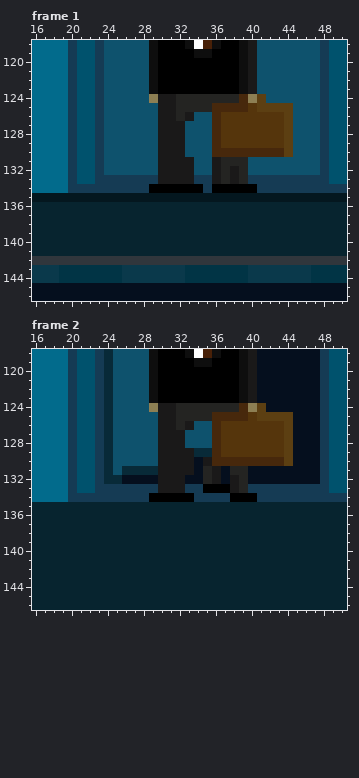
Two versions of one pixel-art file, src/sprites/level0/level0.ase. Above: the version before the commit.
320x180 pixels, 8 frames. Colours within 5 levels of each other are drawn and written as one. Shown: frame 1: x 16..50, y 118..146; frame 2: x 16..50, y 118..146. The commit also changed other frames or places, which this record leaves out.
The same view after the edit:
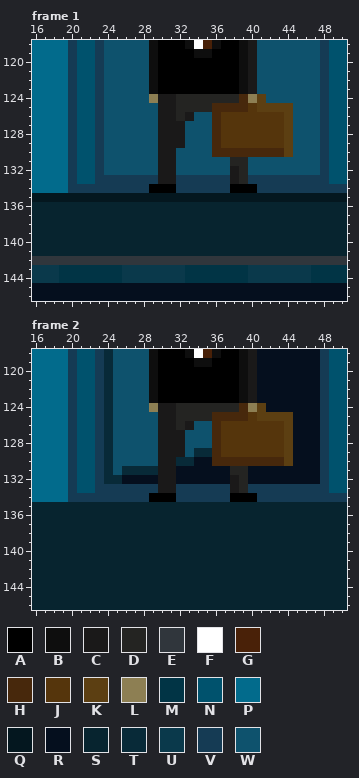
Palette (. is transparent): A #000000  B #0e0e0e  C #1a1919  D #242422  E #30363c  F #ffffff  G #492108  H #47280c  J #55350c  K #5c3f12  L #8d7f53  M #013445  N #00526d  P #026b8c  Q #04171f  R #050f1e  S #07242f  T #082a38  U #0a394b  V #153b54  W #0e526d
Changes in this commit:
layer "Stranger walk/man" removed
Frame 1:
Colour A becomes colour V in row 134 at x 32 to 34 and 36 to 37.
Colour C becomes colour V in row 133 at x 32 to 33 and 36.
Colour D becomes colour V in row 133 at x 37.
Colour C becomes colour W in row 130 at x 32; in rows 131 to 132 at x 32 to 33 and 36.
Colour D becomes colour W in rows 131 to 132 at x 37.
Frame 2:
Colour C becomes colour R in row 130 at x 35; in row 131 at x 32 to 33 and 36; in row 132 at x 32 and 36.
Colour D becomes colour R in rows 131 to 132 at x 35.
Colour C becomes colour T in row 130 at x 32 to 33.
Colour A becomes colour V in row 133 at x 35 to 37; in row 134 at x 32 to 33.
Colour C becomes colour V in row 133 at x 32.
Colour C becomes colour W in row 129 at x 33.
Changed places in both pictures, as pixel boxes (x1, y1, x2, y2):
changed: (176, 148, 230, 193)
changed: (176, 448, 230, 502)
